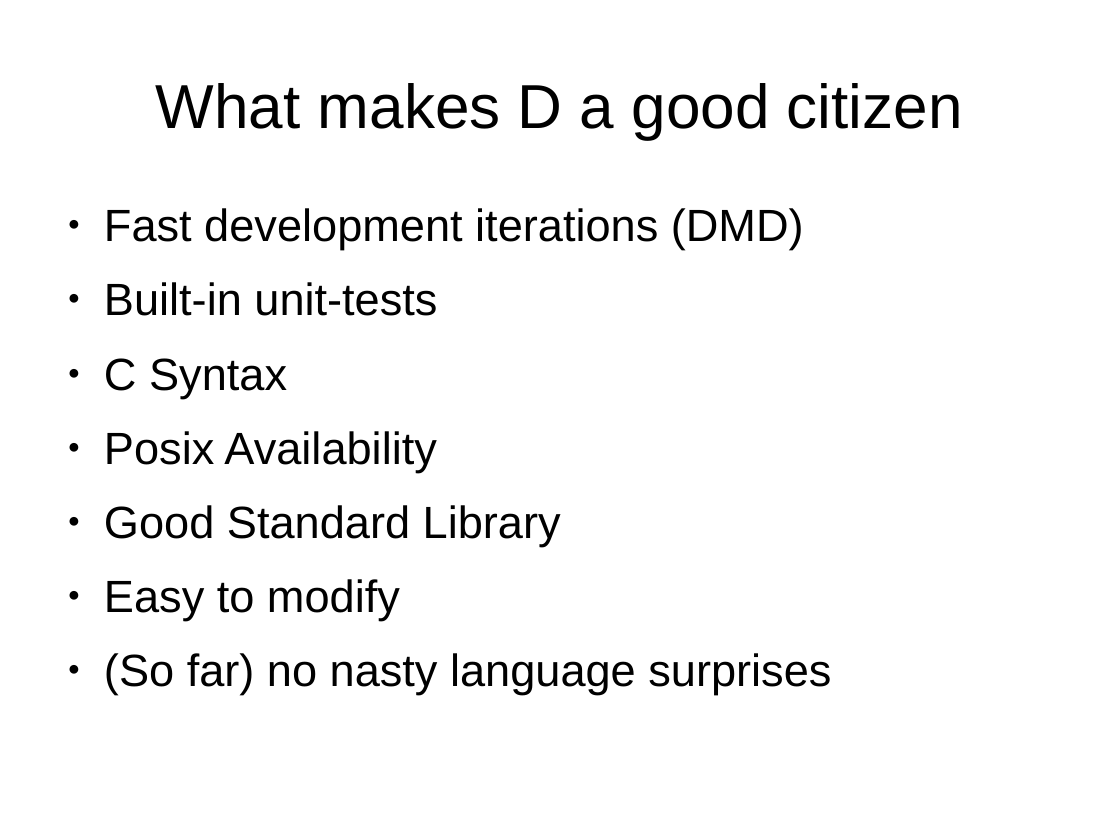
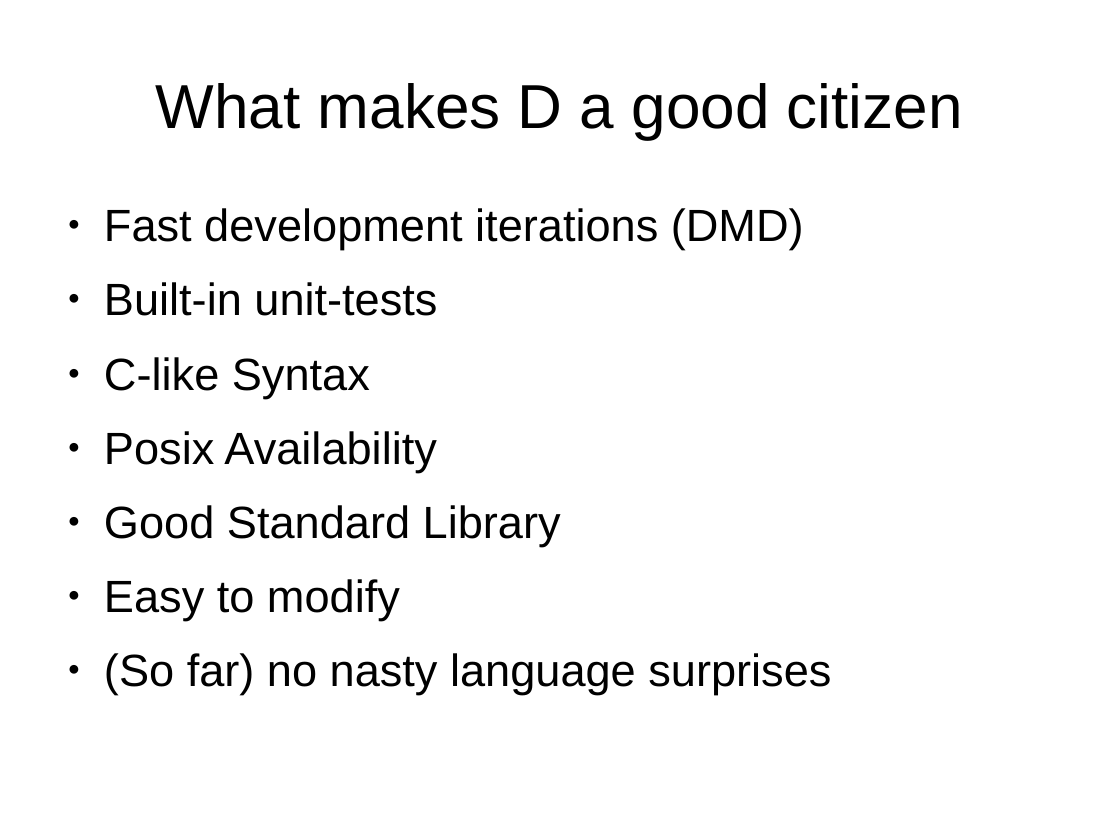
Before and after one commit to smandy/dconf_talk, a slide deck: slide 6 of dconf_iter2.odp. Drawn at 1120x840 pixels with LibreOffice and Linux fonts; fonts in the diff are those of the drawing. Boxes give left, top, right and bottom in pixels: in the first picture for what was removed or moved away, otherwise in the second. Text is boxed around its words. In the diff, an @@ line names an element or a change of style, - is before the commit and + after.

```diff
--- a/dconf_iter2.odp
+++ b/dconf_iter2.odp
@@ text at (x1=104, y1=357, x2=370, y2=398): text changed @@
-● C Syntax
+● C-like Syntax
```
Also in this commit, not shown: 7 other slides changed, 2 slides added.
